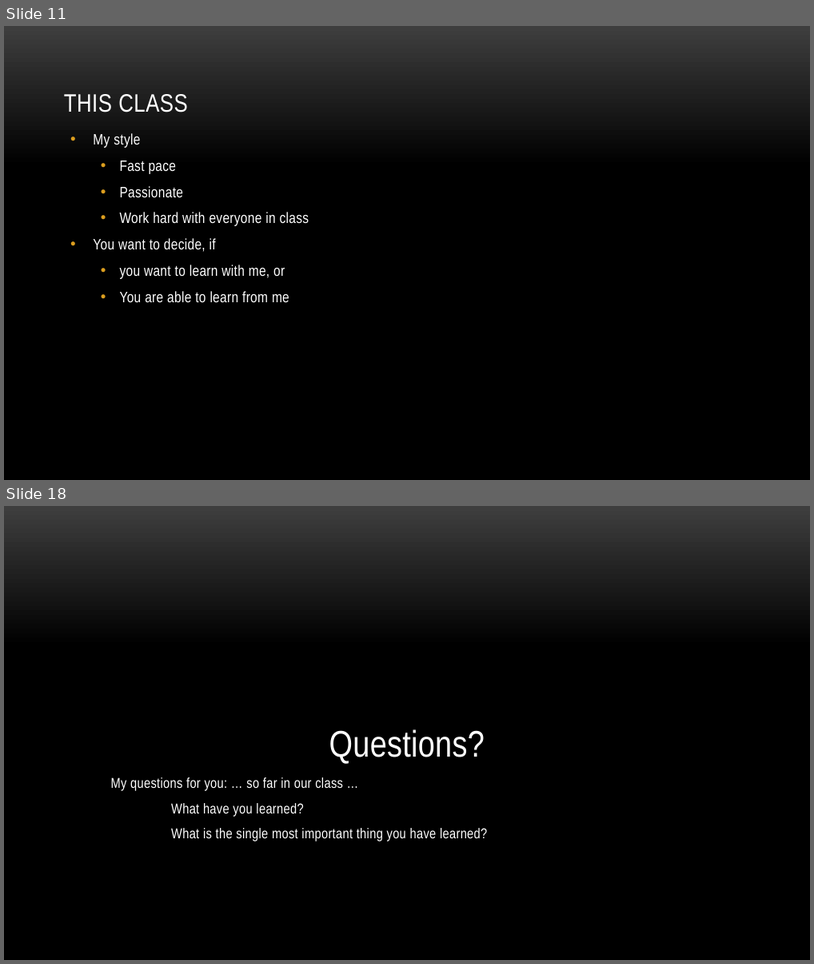
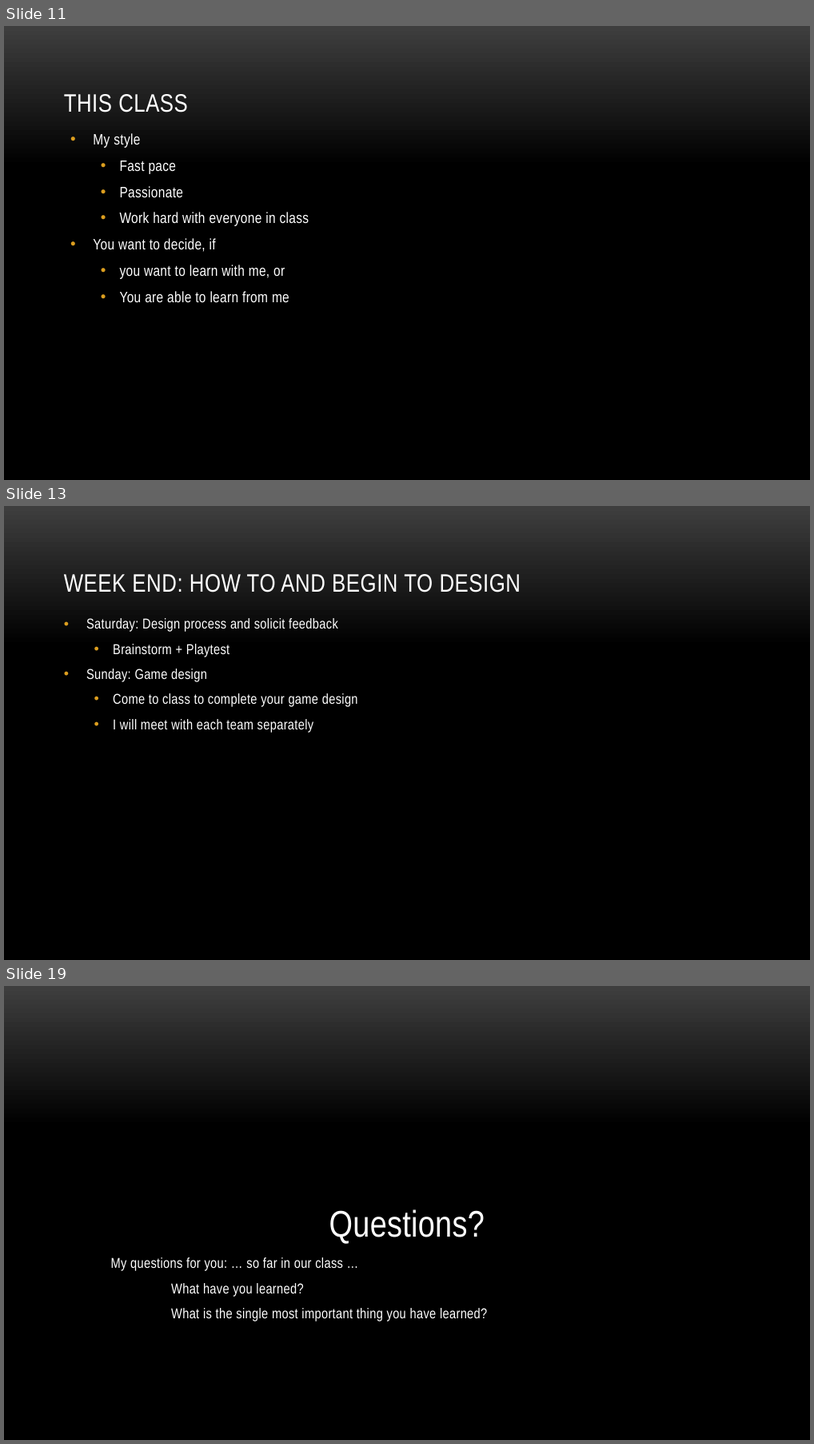
Before and after one commit to myuwbclasses/IntroGameDev-XJTU, a slide deck: PPT/Intro.pptx. Shown one above the other, each under a label of ours: slides 11 and 18 before the commit, slides 11, 13 and 19 after it; the slides between them are not shown. The pictures are 814x964 and 814x1444 pixels, drawn with LibreOffice and Linux fonts; fonts in the diff are those of the drawing; background and template pictures are left out. Boxes give left, top, right and bottom in pixels: in the first picture for what was removed or moved away, otherwise in the second. Text is boxed around its words. In the diff, an @@ line names an element or a change of style, - is before the commit and + after.

```diff
--- a/PPT/Intro.pptx
+++ b/PPT/Intro.pptx
@@ slide 13 added at box(4, 506, 810, 960), background picture (left out) @@
@@ title added at box(64, 574, 521, 592), 30 pt, text #FFFFFF @@
+WEEK END: HOW TO AND BEGIN TO DESIGN
@@ text added at box(86, 618, 358, 732), 17 pt, text #FFFFFF @@
+• Saturday: Design process and solicit feedback
+  • Brainstorm + Playtest
+• Sunday: Game design
+  • Come to class to complete your game design
+  • I will meet with each team separately
@@ what was slide 18 is now slide 19 @@
```
Also in this commit, not shown: 6 slides changed, 1 other file.
